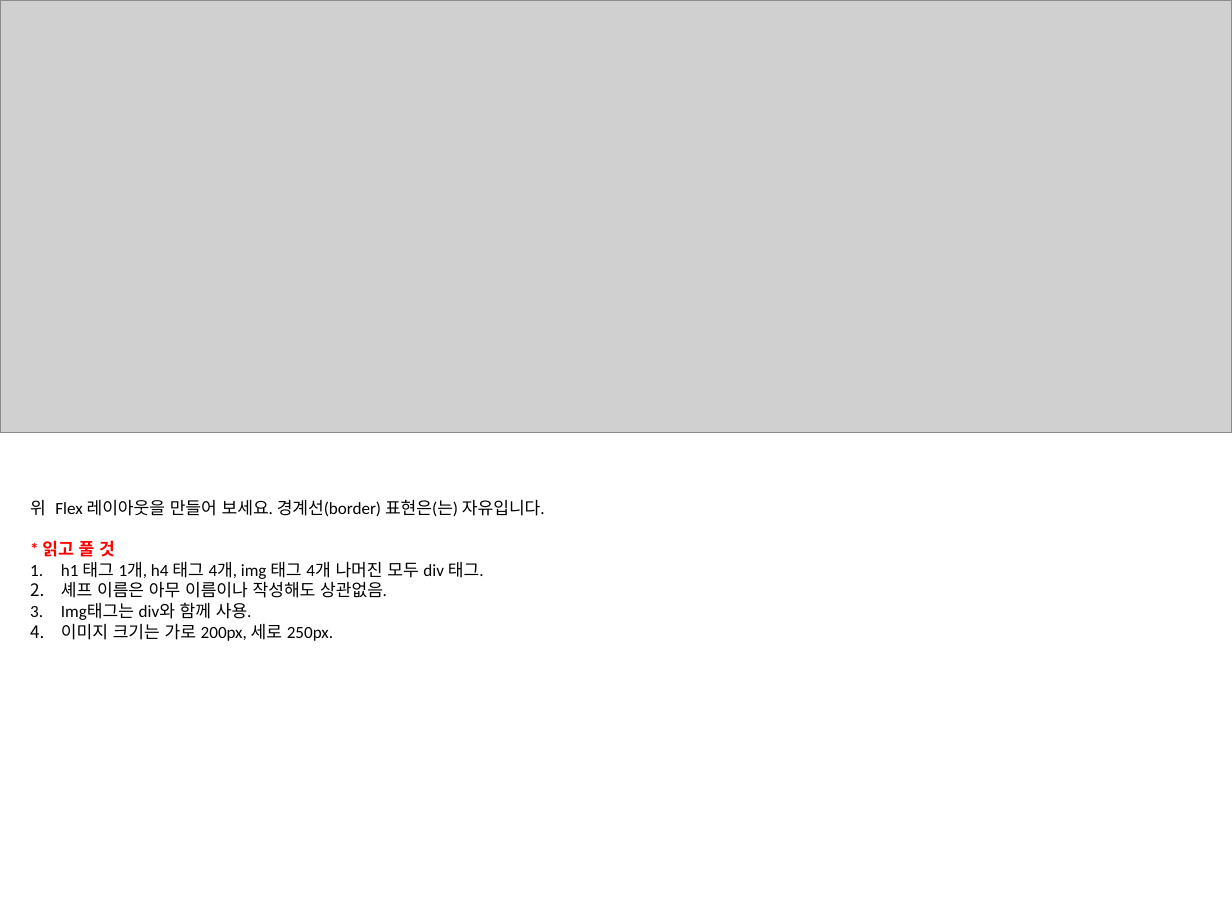
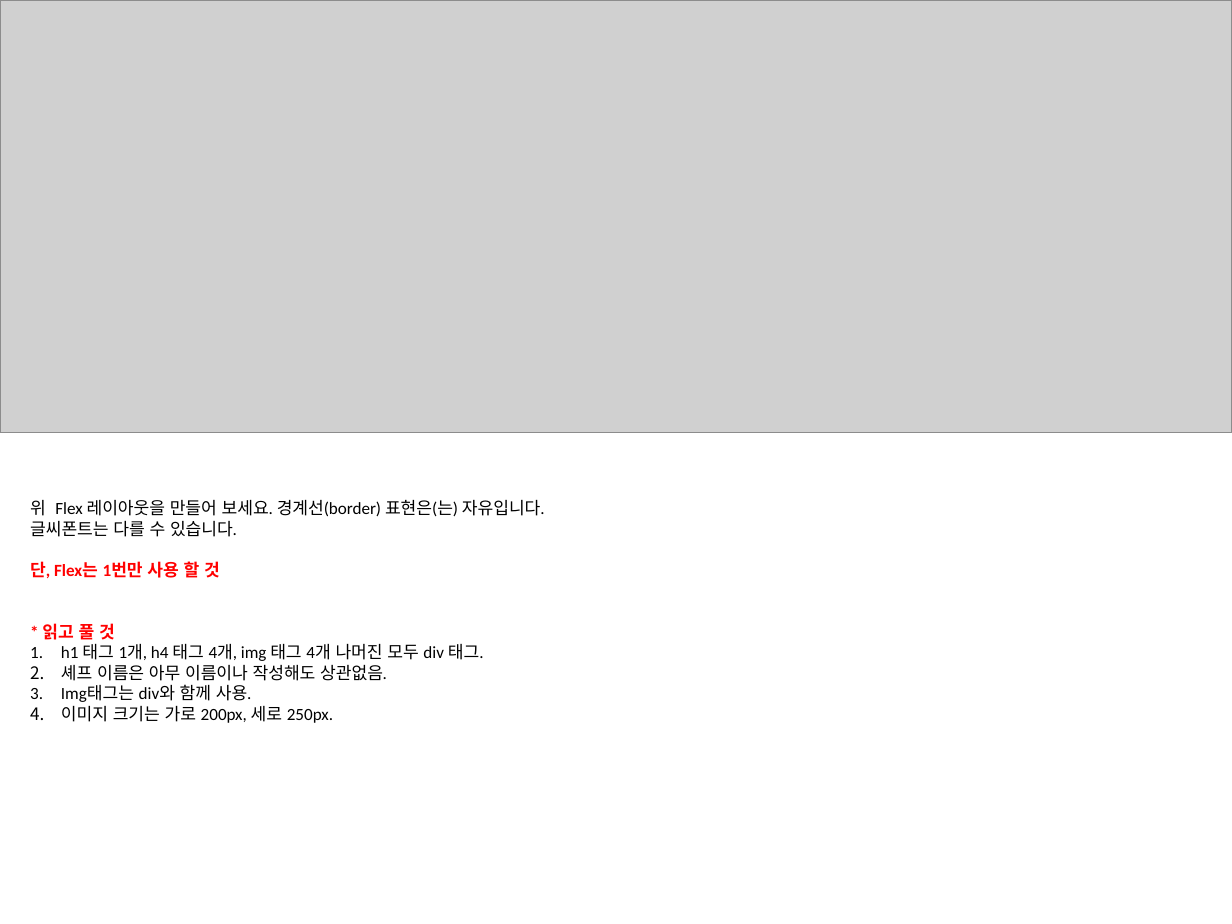
Before and after one commit to hyunsangwon/IT_KOREA_HTML, a slide deck: slide 2 of 1. STEP/9일차/FLEX_문제.pptx. Drawn at 1232x924 pixels with LibreOffice and Linux fonts; fonts in the diff are those of the drawing; grey boxes stand for pictures. Boxes give left, top, right and bottom in pixels: in the first picture for what was removed or moved away, otherwise in the second. Text is boxed around its words. In the diff, an @@ line names an element or a change of style, - is before the commit and + after.

```diff
--- a/1. STEP/9일차/FLEX_문제.pptx
+++ b/1. STEP/9일차/FLEX_문제.pptx
@@ text at <box>30,521,237,578</box>: paragraphs added @@
+글씨폰트는 다를 수 있습니다.
+단, Flex는 1번만 사용 할 것
```
Also in this commit, not shown: 1 other slide changed, 1 other file.
